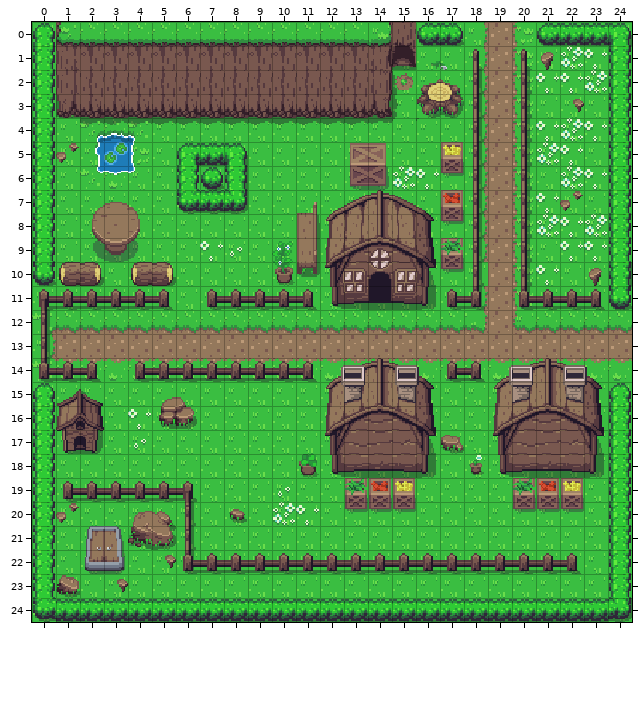
An edit to a level. Tiled map, Assets/SuperTiled2Unity/Import/Spawn.tmx. Above is the file before it was changed.
Cells are 16x16 px. Shown: x 0..24, y 0..24.
The result:
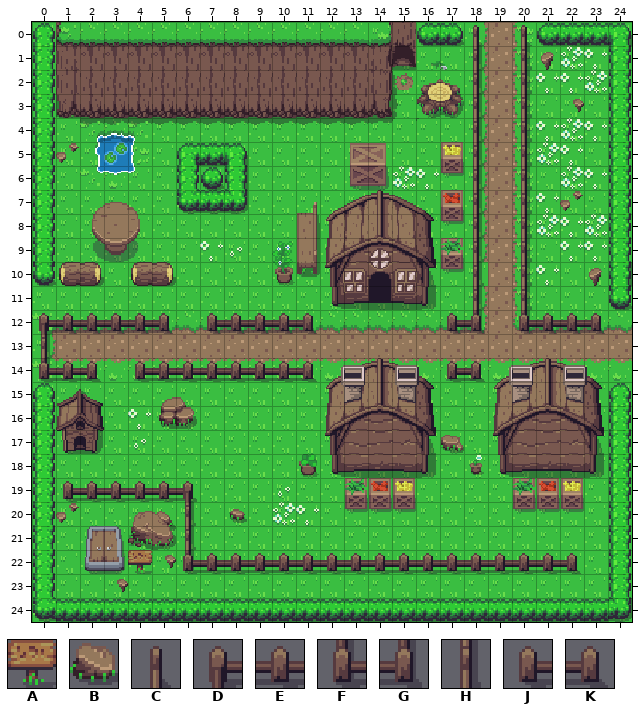
Key: from "Overworld": A 114, B 207, C 680, D 682, E 684, F 722, G 723, H 724, J 760, K 761.
_ is an empty cell.
Edits made:
Layer "colisiones":
There is now tile A in row 22 at x 4.
There is now tile C in row 0 at x 18 and 20.
The edit turns tile H into tile D in row 12 at x 0.
There is now tile E in row 12 at x 1 to 4, 8 to 10 and 21 to 22.
There is now tile F in row 12 at x 20.
There is now tile G in row 12 at x 18.
The edit turns tile C into tile H in row 1 at x 18 and 20.
The edit turns tile F into tile H in row 11 at x 20.
The edit turns tile G into tile H in row 11 at x 18.
There is now tile J in row 12 at x 7 and 17.
There is now tile K in row 12 at x 5, 11 and 23.
The edit erases tile B in row 23 at x 1.
The edit erases tile D in row 11 at x 0.
The edit erases tile E in row 11 at x 1 to 4, 8 to 10 and 21 to 22.
The edit erases tile J in row 11 at x 7 and 17.
The edit erases tile K in row 11 at x 5, 11 and 23.
Pixel boxes of the changes (left, top, right, bottom) in both pictures:
changed: (473, 25, 484, 69)
changed: (521, 25, 532, 69)
changed: (39, 289, 173, 334)
changed: (207, 289, 317, 334)
changed: (447, 286, 485, 334)
changed: (519, 286, 605, 334)
added: (128, 550, 152, 574)
removed: (56, 575, 80, 597)
